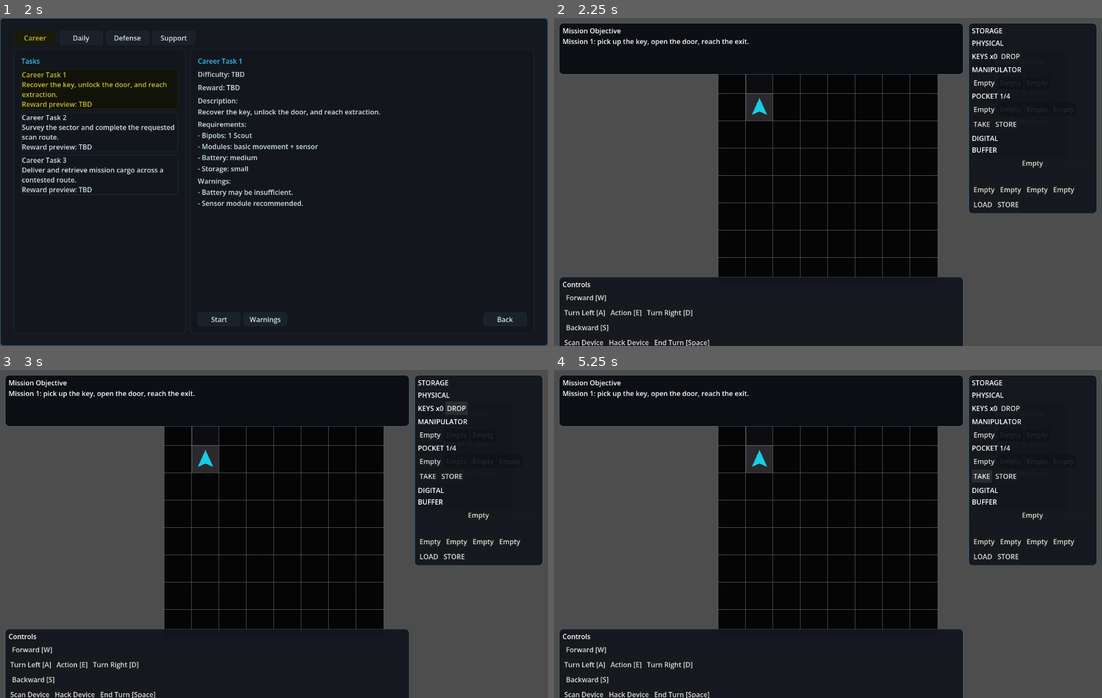
Above: before the commit, frames 1-4 (two rows, left to right).
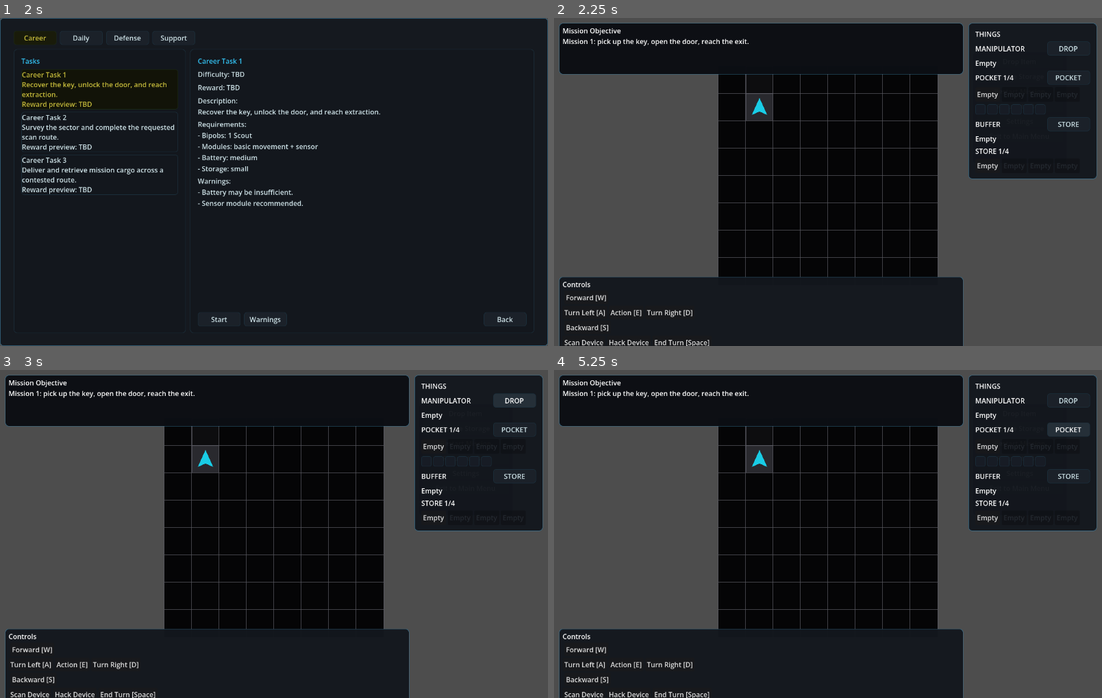
Above: after the commit, the same moments.

Repository: JUSTConnect/bibop
Game: Godot game, scene res://scenes/main.tscn
Two runs of this game, one before a commit and one after it. Both use one fixed random seed, a clock stepped at 60 frames per second and the inputs below.
Inputs:
- Up to frame 1 (2 s): click "Играть" at 0.5 s; click "TSK" at 1.25 s
- Up to frame 2 (2.25 s): click "Start" at 2 s
- Up to frame 3 (3 s): click "DROP" at 2.75 s
- Up to frame 4 (5.25 s): click "Empty" at 3.5 s; click "Empty" at 4.25 s; click "TAKE" (after the commit: "POCKET") at 5 s

Frame 1 is identical in both runs. In frame 2, 3.6% of the frame differs, in the area x 75-100%, y 3-60%; in frame 3, 3.9%; in frame 4, 3.8%.

Commit message:
Redesign runtime mission storage panel layout

Diff:
--- a/scripts/ui/game_ui.gd
+++ b/scripts/ui/game_ui.gd
@@ -51,13 +51,14 @@
 var storage_information_value_label: Label
 var storage_keys_value_label: Label
 var runtime_storage_panel: PanelContainer
-var runtime_manipulator_slots: Array[Button] = []
+var runtime_manipulator_content_label: Label
 var runtime_pocket_slots: Array[Button] = []
 var runtime_digital_slots: Array[Button] = []
-var runtime_buffer_slot: Button
-var runtime_keys_value_label: Label
+var runtime_buffer_content_label: Label
 var runtime_pocket_title_label: Label
 var runtime_digital_title_label: Label
+var runtime_digital_store_title_label: Label
+var runtime_key_slots: Array[Control] = []
 var selected_manipulator_slot: int = 0
 var selected_pocket_slot: int = 0
 var selected_digital_slot: int = 0
@@ -3232,45 +3233,98 @@
 	var panel := PanelContainer.new()
 	panel.name = "StoragePanel"
 	panel.add_theme_stylebox_override("panel", _make_panel_style(UI_COLOR_PANEL, UI_COLOR_BORDER, 1, 8))
+	var margin := MarginContainer.new()
+	margin.add_theme_constant_override("margin_left", 8)
+	margin.add_theme_constant_override("margin_top", 8)
+	margin.add_theme_constant_override("margin_right", 8)
+	margin.add_theme_constant_override("margin_bottom", 8)
+	panel.add_child(margin)
 	var root := VBoxContainer.new()
 	root.add_theme_constant_override("separation", 6)
-	panel.add_child(root)
-	root.add_child(Label.new())
-	root.get_child(0).text = "STORAGE"
-	runtime_manipulator_slots.clear(); runtime_pocket_slots.clear(); runtime_digital_slots.clear()
-	var physical := VBoxContainer.new(); root.add_child(physical); physical.add_child(Label.new()); physical.get_child(0).text = "PHYSICAL"
-	var keys_row := HBoxContainer.new(); physical.add_child(keys_row)
-	var keys_label := Label.new(); keys_label.text = "KEYS"; keys_row.add_child(keys_label)
-	runtime_keys_value_label = Label.new(); keys_row.add_child(runtime_keys_value_label)
-	if drop_item_button != null:
-		drop_item_button.text = "DROP"
-		_safe_reparent_control(drop_item_button, keys_row)
-	var man_title := Label.new(); man_title.text = "MANIPULATOR"; physical.add_child(man_title)
-	var man_row := HBoxContainer.new(); physical.add_child(man_row)
-	for i in range(3):
-		var b := Button.new(); b.text = "Empty"; b.pressed.connect(func() -> void: selected_manipulator_slot = i; _refresh_runtime_storage_panel())
-		man_row.add_child(b); runtime_manipulator_slots.append(b)
-	runtime_pocket_title_label = Label.new(); physical.add_child(runtime_pocket_title_label)
-	var pocket_row := HBoxContainer.new(); physical.add_child(pocket_row)
+	margin.add_child(root)
+	var things_title := Label.new()
+	things_title.text = "THINGS"
+	root.add_child(things_title)
+	runtime_pocket_slots.clear()
+	runtime_digital_slots.clear()
+	runtime_key_slots.clear()
+	root.add_child(_create_runtime_storage_section_header("MANIPULATOR", "DROP", Callable(self, "_on_storage_store_pressed")))
+	runtime_manipulator_content_label = Label.new()
+	runtime_manipulator_content_label.text = "Empty"
+	root.add_child(runtime_manipulator_content_label)
+	runtime_pocket_title_label = Label.new()
+	runtime_pocket_title_label.text = "POCKET 1/4"
+	root.add_child(_create_runtime_storage_section_header("", "POCKET", Callable(self, "_on_storage_take_pressed"), runtime_pocket_title_label))
+	var pocket_row := HBoxContainer.new()
+	pocket_row.add_theme_constant_override("separation", 4)
+	root.add_child(pocket_row)
 	for i in range(4):
-		var b := Button.new(); b.text = "Empty"; b.pressed.connect(func() -> void: selected_pocket_slot = i; _refresh_runtime_storage_panel())
-		pocket_row.add_child(b); runtime_pocket_slots.append(b)
-	var physical_actions := HBoxContainer.new(); physical.add_child(physical_actions)
-	var take := Button.new(); take.text = "TAKE"; take.pressed.connect(_on_storage_take_pressed); physical_actions.add_child(take)
-	var store := Button.new(); store.text = "STORE"; store.pressed.connect(_on_storage_store_pressed); physical_actions.add_child(store)
-	var digital := VBoxContainer.new(); root.add_child(digital); digital.add_child(Label.new()); digital.get_child(0).text = "DIGITAL"
-	var buffer_title := Label.new(); buffer_title.text = "BUFFER"; digital.add_child(buffer_title)
-	runtime_buffer_slot = Button.new(); runtime_buffer_slot.text = "Empty"; digital.add_child(runtime_buffer_slot)
-	runtime_digital_title_label = Label.new(); digital.add_child(runtime_digital_title_label)
-	var digital_row := HBoxContainer.new(); digital.add_child(digital_row)
+		var b := _create_storage_slot("Empty", i == 0)
+		b.pressed.connect(func() -> void: selected_pocket_slot = i; _refresh_runtime_storage_panel())
+		pocket_row.add_child(b)
+		runtime_pocket_slots.append(b)
+	var keys_row := HBoxContainer.new()
+	keys_row.add_theme_constant_override("separation", 4)
+	root.add_child(keys_row)
+	for i in range(6):
+		var key_slot := _create_storage_key_slot(true)
+		keys_row.add_child(key_slot)
+		runtime_key_slots.append(key_slot)
+	runtime_digital_title_label = Label.new()
+	runtime_digital_title_label.text = "BUFFER"
+	root.add_child(_create_runtime_storage_section_header("", "STORE", Callable(self, "_on_storage_data_store_pressed"), runtime_digital_title_label))
+	runtime_buffer_content_label = Label.new()
+	runtime_buffer_content_label.text = "Empty"
+	root.add_child(runtime_buffer_content_label)
+	runtime_digital_store_title_label = Label.new()
+	runtime_digital_store_title_label.text = "STORE 1/4"
+	root.add_child(runtime_digital_store_title_label)
+	var digital_row := HBoxContainer.new()
+	digital_row.add_theme_constant_override("separation", 4)
+	root.add_child(digital_row)
 	for i in range(4):
-		var b := Button.new(); b.text = "Empty"; b.pressed.connect(func() -> void: selected_digital_slot = i; _refresh_runtime_storage_panel())
-		digital_row.add_child(b); runtime_digital_slots.append(b)
-	var digital_actions := HBoxContainer.new(); digital.add_child(digital_actions)
-	var load := Button.new(); load.text = "LOAD"; load.pressed.connect(_on_storage_load_pressed); digital_actions.add_child(load)
-	var dstore := Button.new(); dstore.text = "STORE"; dstore.pressed.connect(_on_storage_data_store_pressed); digital_actions.add_child(dstore)
+		var b := _create_storage_slot("Empty", i == 0)
+		b.pressed.connect(func() -> void: selected_digital_slot = i; _refresh_runtime_storage_panel())
+		digital_row.add_child(b)
+		runtime_digital_slots.append(b)
 	_refresh_runtime_storage_panel()
 	return panel
+
+func _create_runtime_storage_section_header(title: String, action_text: String, action_callable: Callable, title_label: Label = null) -> HBoxContainer:
+	var row := HBoxContainer.new()
+	row.add_theme_constant_override("separation", 4)
+	var label := title_label if title_label != null else Label.new()
+	if title_label == null:
+		label.text = title
+	row.add_child(label)
+	var spacer := Control.new()
+	spacer.size_flags_horizontal = Control.SIZE_EXPAND_FILL
+	row.add_child(spacer)
+	var button := Button.new()
+	button.text = action_text
+	button.focus_mode = Control.FOCUS_NONE
+	_apply_action_button_style(button, "normal", action_callable.is_valid())
+	button.disabled = not action_callable.is_valid()
+	if action_callable.is_valid():
+		button.pressed.connect(action_callable)
+	row.add_child(button)
+	return row
+
+func _create_storage_slot(text: String, enabled: bool, min_size: Vector2 = Vector2(54, 34)) -> Button:
+	var slot := Button.new()
+	slot.text = text
+	slot.focus_mode = Control.FOCUS_NONE
+	slot.custom_minimum_size = min_size
+	slot.disabled = not enabled
+	slot.modulate = Color.WHITE if enabled else UI_COLOR_DISABLED
+	return slot
+
+func _create_storage_key_slot(enabled: bool) -> Control:
+	var key_slot := PanelContainer.new()
+	key_slot.custom_minimum_size = Vector2(24, 24)
+	key_slot.add_theme_stylebox_override("panel", _make_panel_style(Color(0.090, 0.110, 0.145, 1.0), UI_COLOR_BORDER_DIM, 1, 4))
+	key_slot.modulate = Color.WHITE if enabled else UI_COLOR_DISABLED
+	return key_slot
 
 func _ready() -> void:
 	if hint_label != null:
@@ -5438,15 +5492,10 @@
 func _refresh_runtime_storage_panel() -> void:
 	if bipob == null or runtime_storage_panel == null:
 		return
-	var available_man: int = int(bipob.get_available_manipulator_slots())
 	var man_items: Array = bipob.get_manipulator_items()
-	for i in range(runtime_manipulator_slots.size()):
-		var slot := runtime_manipulator_slots[i]
-		var enabled: bool = i < available_man
-		slot.disabled = not enabled
-		slot.modulate = Color.WHITE if enabled else UI_COLOR_DISABLED
-		var item = man_items[i] if i < man_items.size() else null
-		slot.text = bipob.get_module_display_name(item) if item != null else "Empty"
+	var manipulator_item = man_items[0] if not man_items.is_empty() else null
+	if runtime_manipulator_content_label != null:
+		runtime_manipulator_content_label.text = bipob.get_module_display_name(manipulator_item) if manipulator_item != null else "Empty"
 	var available_pocket: int = int(bipob.get_available_pocket_slots())
 	runtime_pocket_title_label.text = "POCKET %d/%d" % [available_pocket, bipob.get_max_pocket_slots()]
 	var pocket_items: Array = bipob.get_pocket_items()
@@ -5457,7 +5506,16 @@
 		slot.modulate = Color.WHITE if enabled else UI_COLOR_DISABLED
 		var item = pocket_items[i] if i < pocket_items.size() else null
 		slot.text = bipob.get_module_display_name(item) if item != null else "Empty"
-	runtime_keys_value_label.text = "x%d" % bipob.get_key_count()
+	var digital_available: int = 1
+	runtime_digital_store_title_label.text = "STORE %d/%d" % [digital_available, runtime_digital_slots.size()]
+	for i in range(runtime_digital_slots.size()):
+		var dslot := runtime_digital_slots[i]
+		var denabled: bool = i < digital_available
+		dslot.disabled = not denabled
+		dslot.modulate = Color.WHITE if denabled else UI_COLOR_DISABLED
+		dslot.text = "Empty"
+	if runtime_buffer_content_label != null:
+		runtime_buffer_content_label.text = "Empty"
 
 func _on_storage_take_pressed() -> void:
 	bipob.move_pocket_to_manipulator(selected_pocket_slot)
